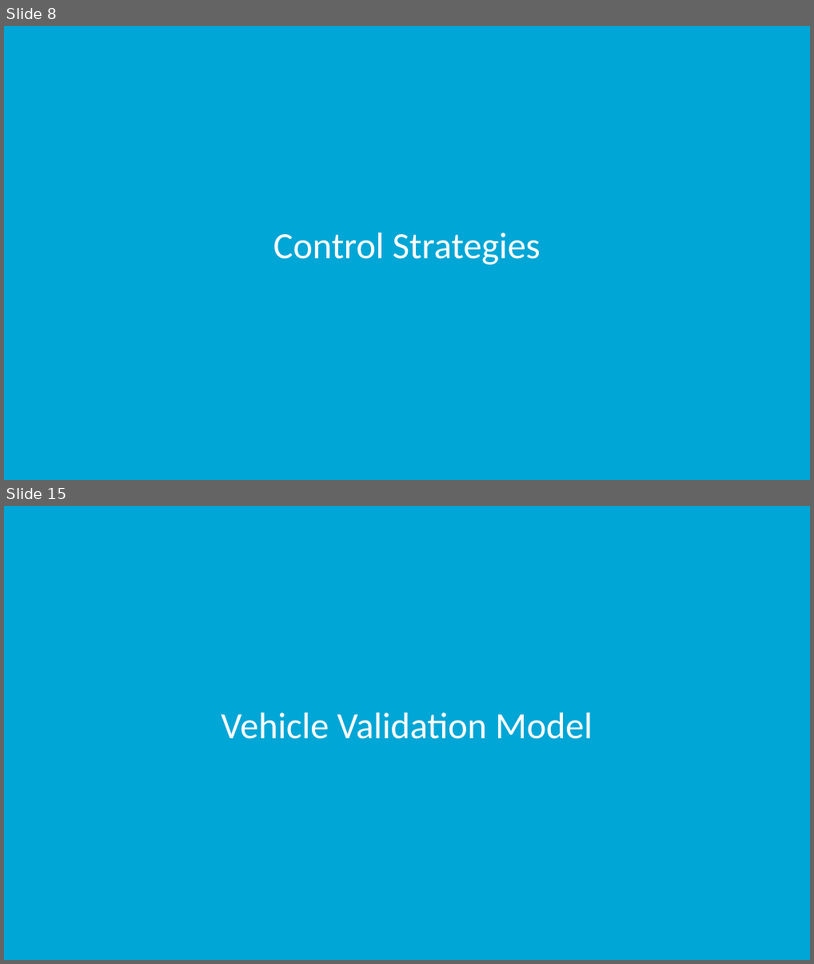
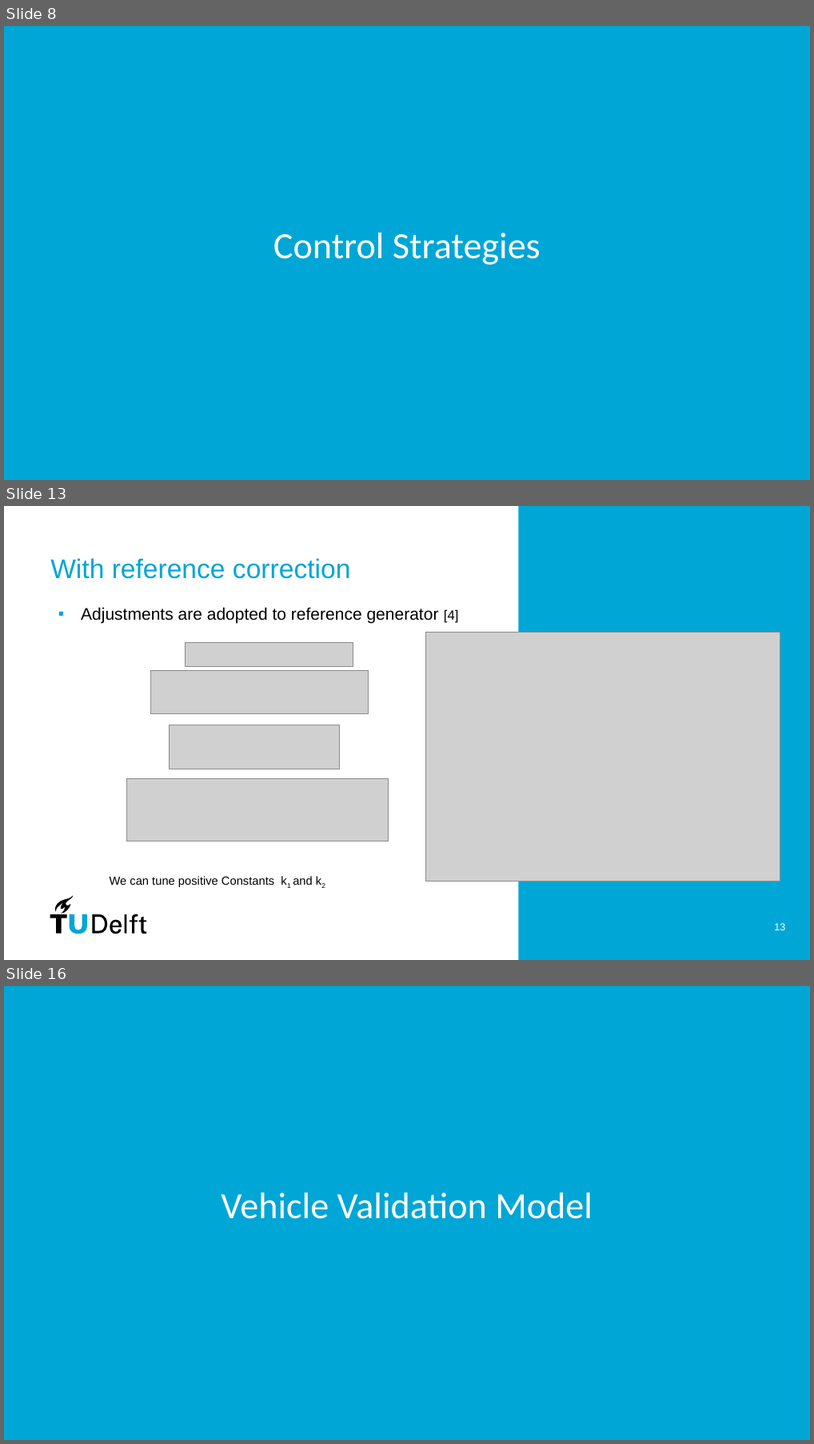
Before and after one commit to PavanPrasad-HG/Vehicle-Dynamics-Control, a slide deck: Group Presentation.pptx. Shown one above the other, each under a label of ours: slides 8 and 15 before the commit, slides 8, 13 and 16 after it; the slides between them are not shown. The pictures are 814x964 and 814x1444 pixels, drawn with LibreOffice and Linux fonts; fonts in the diff are those of the drawing; grey boxes stand for pictures; background and template pictures are left out. Boxes give left, top, right and bottom in pixels: in the first picture for what was removed or moved away, otherwise in the second. Text is boxed around its words. In the diff, an @@ line names an element or a change of style, - is before the commit and + after.

```diff
--- a/Group Presentation.pptx
+++ b/Group Presentation.pptx
@@ slide 13 added at (x1=4, y1=506, x2=810, y2=960), background #FFFFFF @@
@@ rectangle added at (x1=519, y1=506, x2=810, y2=960), fill #00A6D6 @@
@@ title added at (x1=50, y1=558, x2=350, y2=579), 32 pt, text #00A6D6 @@
+With reference correction
@@ text added at (x1=81, y1=607, x2=459, y2=623), 20 pt, text #000000 @@
+▪ Adjustments are adopted to reference generator [4]
@@ picture added at (x1=186, y1=642, x2=354, y2=666) @@
@@ picture added at (x1=426, y1=632, x2=781, y2=880) @@
@@ picture added at (x1=151, y1=670, x2=368, y2=714) @@
@@ picture added at (x1=169, y1=725, x2=340, y2=769) @@
@@ picture added at (x1=127, y1=778, x2=389, y2=840) @@
@@ text added at (x1=110, y1=876, x2=313, y2=887), 14 pt, text #000000 @@
+We can tune positive Constants k1 and k2
@@ group added at (x1=50, y1=896, x2=146, y2=934): 7 freeform shapes, 1 rectangle @@
@@ page number added at (x1=774, y1=923, x2=786, y2=930), 12 pt, text #FFFFFF @@
+13
@@ what was slide 15 is now slide 16 @@
```
Also in this commit, not shown: 11 slides changed, 1 other slide added, 2 slides removed, 1 other file.
